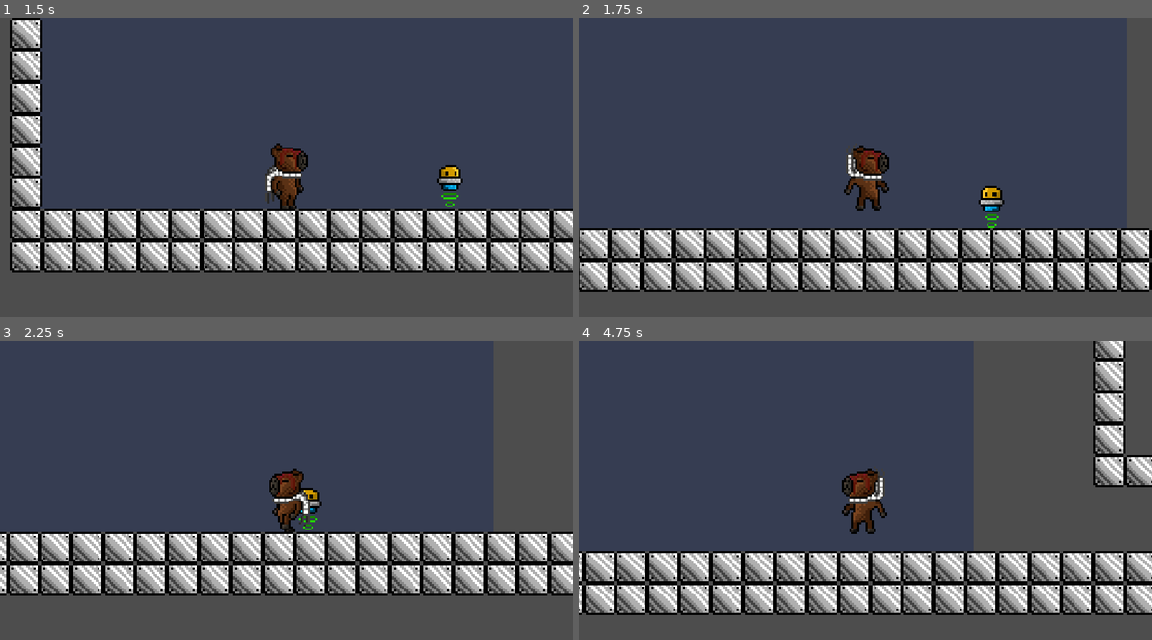
Above: before the commit, frames 1-4 (two rows, left to right).
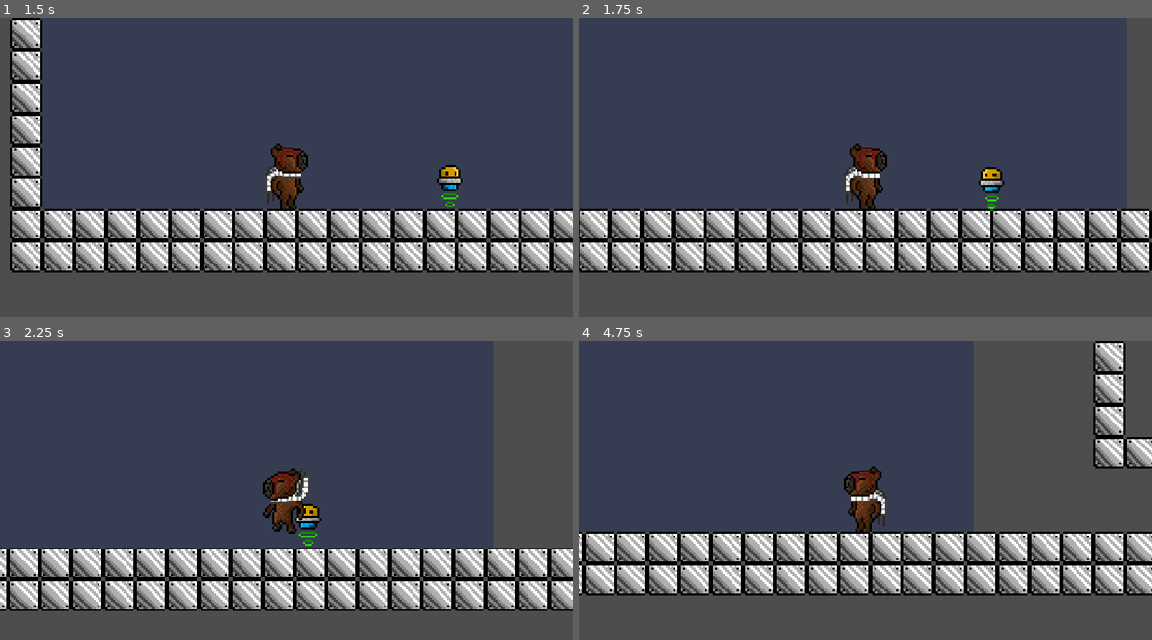
Above: after the commit, the same moments.

Repository: neanthertal-albino/projetos-GODOT-
Game: Godot game, scene res://scenes/node_2d.tscn
Same seed, same stepped clock (60 frames per second), same inputs: the game is played once before the commit and once after it.
Inputs:
- Up to frame 1 (1.5 s): hold S (ASS_POWER) 0.53-1.28 s; hold D (walk_right, bound only after the commit) from 0.53 s (still down); tap K (jump, bound only after the commit) at 0.77, 1.07 s; tap J (RUN, bound only after the commit) at 0.8, 1.35 s
- Up to frame 2 (1.75 s): keep holding D (walk_right, bound only after the commit); tap K (jump, bound only after the commit) at 1.52 s; tap W (plan, bound only after the commit) at 1.55 s
- Up to frame 3 (2.25 s): tap K (jump, bound only after the commit) at 1.82 s; release D (walk_right, bound only after the commit) at 2.03 s; hold A (walk_left, bound only after the commit) from 2.03 s (still down); hold W (plan, bound only after the commit) from 2.03 s (still down)
- Up to frame 4 (4.75 s): tap K (jump, bound only after the commit) at 2.3, 2.85, 3.02, 3.32, 3.77, 4.07, 4.52 s; release A (walk_left, bound only after the commit) at 2.78 s; release W (plan, bound only after the commit) at 2.78 s; hold D (walk_right, bound only after the commit) 2.78-4.28 s; tap S (ASS_POWER) at 3.05 s; hold S (ASS_POWER) 3.53-4.28 s; tap J (RUN, bound only after the commit) at 3.8, 4.35 s; hold A (walk_left, bound only after the commit) from 4.28 s (still down); tap W (plan, bound only after the commit) at 4.55 s

Frame 1 is identical in both runs. In frame 2, 24% of the frame differs, in the area x 0-100%, y 41-92%; in frame 3, 23%; in frame 4, 27%, in the area x 0-100%, y 0-92%.

Commit message:
atualiza botões, + organização
peak neh

Diff:
--- a/capivara-0.0/project.godot
+++ b/capivara-0.0/project.godot
@@ -1,3 +1,11 @@
+; Engine configuration file.
+; It's best edited using the editor UI and not directly,
+; since the parameters that go here are not all obvious.
+;
+; Format:
+;   [section] ; section goes between []
+;   param=value ; assign values to parameters
+
 config_version=5
 
 [application]
@@ -22,6 +30,31 @@
 "events": [Object(InputEventKey,"resource_local_to_scene":false,"resource_name":"","device":-1,"window_id":0,"alt_press …(191 unchanged characters)…
 ]
 }
+walk_left={
+"deadzone": 0.0,
+"events": [null, Object(InputEventKey,"resource_local_to_scene":false,"resource_name":"","device":-1,"window_id":0,"alt_pressed":false,"shift_pressed":false,"ctrl_pressed":false,"meta_pressed":false,"pressed":false,"keycode":0,"physical_keycode":65,"key_label":0,"unicode":97,"location":0,"echo":false,"script":null)
+]
+}
+walk_right={
+"deadzone": 0.0,
+"events": [Object(InputEventKey,"resource_local_to_scene":false,"resource_name":"","device":-1,"window_id":0,"alt_pressed":false,"shift_pressed":false,"ctrl_pressed":false,"meta_pressed":false,"pressed":false,"keycode":0,"physical_keycode":68,"key_label":0,"unicode":100,"location":0,"echo":false,"script":null)
+]
+}
+jump={
+"deadzone": 0.0,
+"events": [Object(InputEventKey,"resource_local_to_scene":false,"resource_name":"","device":-1,"window_id":0,"alt_pressed":false,"shift_pressed":false,"ctrl_pressed":false,"meta_pressed":false,"pressed":false,"keycode":0,"physical_keycode":75,"key_label":0,"unicode":107,"location":0,"echo":false,"script":null)
+]
+}
+plan={
+"deadzone": 0.0,
+"events": [Object(InputEventKey,"resource_local_to_scene":false,"resource_name":"","device":-1,"window_id":0,"alt_pressed":false,"shift_pressed":false,"ctrl_pressed":false,"meta_pressed":false,"pressed":false,"keycode":0,"physical_keycode":87,"key_label":0,"unicode":119,"location":0,"echo":false,"script":null)
+]
+}
+RUN={
+"deadzone": 0.0,
+"events": [Object(InputEventKey,"resource_local_to_scene":false,"resource_name":"","device":-1,"window_id":0,"alt_pressed":false,"shift_pressed":false,"ctrl_pressed":false,"meta_pressed":false,"pressed":false,"keycode":0,"physical_keycode":74,"key_label":0,"unicode":106,"location":0,"echo":false,"script":null)
+]
+}
 
 [rendering]
 
--- a/capivara-0.0/scenes/codes/player.code.gd
+++ b/capivara-0.0/scenes/codes/player.code.gd
@@ -1,33 +1,32 @@
 extends CharacterBody2D
 
 #variaveis
-var grav = 15  #grav: valor da gravidade do player
-var speed = 350  #speed: valor da velocidade do player (o tanto q ele anda)
-var tim_coyote = 0.0  #tim_coyote: ele é basicamente o mesmo q o "tim_o_meter", só q ele funciona para quando ele estiver caindo ter um atraso antes de cair (igual o coyote do desenho do papaléguas, bep bep!) e tambem da pra controlar a altura do pulo.
-var is_falling = false  #is_falling: isso apenas mostra pro código se o player pulou ou nao
-var jumped = false  #jumped: mesma coisa do "falling", só q ele mostra se o player pulou.
-var ass_powered = false  #ass_powered: mostra se o player deu um "ASS POWER!!!".
-var couldown_ass_power = 5.0  #couldown_ass_power: ele é o tempo em q o player fica parado após o "ASS POWER!!!".
-var shake_strength = 0.0  #forca do shake (shake = tremer pros bot dos ingreis haha)
-var contador_shake = 0.0  #conta quando o shake pode ou nao acontecer
-var permetidor_shake = false  #permite ou nao o contador shake contar
-var rezet_shake = false   #rezeta o contador shake
-var c_shake = 0 # conta o quantas vezes o botão pra efetuar o ass_power foi apertado
-var c_shake_cool = 0.0 # conta os milissegundos pra considerar double click
+var grav:int = 15  #grav: valor da gravidade do player
+var speed:int = 350  #speed: valor da velocidade do player (o tanto q ele anda)
+var tim_coyote:float = 0.0  #tim_coyote: ele é basicamente o mesmo q o "tim_o_meter", só q ele funciona para quando ele estiver caindo ter um atraso antes de cair (igual o coyote do desenho do papaléguas, bep bep!) e tambem da pra controlar a altura do pulo.
+var is_falling:bool = false  #is_falling: isso apenas mostra pro código se o player pulou ou nao
+var jumped:bool = false  #jumped: mesma coisa do "falling", só q ele mostra se o player pulou.
+var ass_powered:bool = false  #ass_powered: mostra se o player deu um "ASS POWER!!!".
+var couldown_ass_power:float = 5.0  #couldown_ass_power: ele é o tempo em q o player fica parado após o "ASS POWER!!!".
+var shake_strength:int = 0  #forca do shake (shake = tremer pros bot dos ingreis haha)
+var contador_shake:float = 0.0  #conta quando o shake pode ou nao acontecer
+var permetidor_shake:bool = false  #permite ou nao o contador shake contar
+var rezet_shake:bool = false   #rezeta o contador shake
+var c_shake:int = 0 # conta o quantas vezes o botão pra efetuar o ass_power foi apertado
+var c_shake_cool:float = 0.0 # conta os milissegundos pra considerar double click
 @onready var camera = $Camera2D  #é a camera
-var pode_jumpwall = false  #ele permite se pode jumpwall ou nao
-var contador_jumpwall = 0.0  #ele conta por quanto tempo o jumpwall ficara verdadeiro.
+var pode_jumpwall:bool = false  #ele permite se pode jumpwall ou nao
+var contador_jumpwall:float = 0.0  #ele conta por quanto tempo o jumpwall ficara verdadeiro.
 #var lookahead = 800  # distância à frente do player
 #var target_x = 0
-var stage_run = 0 # estagios de velocidade da corrida (de 0 a 2)
+var stage_run:int = 0 # estagios de velocidade da corrida (de 0 a 2)
 var conta_stage_run:int = 0 # tempo de cooldown entre os estagios
-var plan = false # verifica se o player planou
-var cont_vel_pstg = 0
-
+var plan:bool = false # verifica se o player planou
+var cont_vel_pstg:float = 0.0
 
 #o "func _physics_process(_delta):" roda tudo oque tiver nele 60 vezes por segundo (muita coisa né?)
 func _physics_process(_delta: float) -> void:
-	if is_on_floor() and !Input.is_key_label_pressed(KEY_A) and !Input.is_key_label_pressed(KEY_D):
+	if is_on_floor() and !Input.is_action_pressed("walk_left") and !Input.is_action_pressed("walk_right"):
 		$AnimatedSprite2D.play("idle")
 	#isso apenas mostra se o player está caindo ou nao, por ser tão curto eu deixei no proprio func process mesmo.
 	if !is_on_floor():
@@ -81,17 +80,17 @@
 func _plane():
 	#ao apertar e presionar "W" e nao tiver contato com paredes, o eixo y do player tera 70 adicionado na queda.
 	#(faz planar)
-	if Input.is_key_pressed(KEY_W) and !is_on_wall():
-		velocity.y = move_toward(velocity.y, 200, 20)
+	if Input.is_action_pressed("plan") and !is_on_wall():
+		velocity.y = 50
 		plan = true
 		#mas se apertar J e D o player irá planar mais rapidamente, ou seja. ele caira mais rapido. (vale pra esquerda tambem)
-		if Input.is_key_pressed(KEY_J) and Input.is_key_pressed(KEY_D) or Input.is_key_pressed(KEY_J) and Input.is_key_pressed(KEY_A):
+		if Input.is_action_pressed("RUN") and Input.is_action_pressed("walk_left") or Input.is_action_pressed("RUN") and Input.is_action_pressed("walk_right"):
 			velocity.y = move_toward(velocity.y, 150, 15)
 
 #esse aqui é a funcao "move basics" (que de basico nao tem nada).
 func _move_basics():
 	#se apertar D e o "coldown_ass_power" for 0, o eixo x sera igual o valor da variavel speed (o palyer anda).
-	if Input.is_key_pressed(KEY_D):
+	if Input.is_action_pressed("walk_right"):
 		if c_shake <= 1:
 			if couldown_ass_power == 0:
 				#isso só deixa o sprite do player pra direita.
@@ -99,7 +98,7 @@
 				if is_on_floor():
 					$AnimatedSprite2D.play("walk")
 				#se apertar J junto e estiver no chao o player corre.
-				if Input.is_key_pressed(KEY_J):
+				if Input.is_action_pressed("RUN"):
 					if stage_run == 0: # estagios do 0 ao 2
 						velocity.x = move_toward(velocity.x, speed + 400, 20)
 					elif stage_run == 1:
@@ -112,13 +111,13 @@
 		else:
 			velocity.x = move_toward(velocity.x, 0, 40)
 	#isso é a mesa coisa, so q com o A (q dai é pra esquerda)
-	elif Input.is_key_pressed(KEY_A):
+	elif Input.is_action_pressed("walk_left"):
 		if c_shake <= 1:
 			if couldown_ass_power == 0:
 				$AnimatedSprite2D.flip_h = true
 				if is_on_floor():
 					$AnimatedSprite2D.play("walk")
-				if Input.is_key_pressed(KEY_J):
+				if Input.is_action_pressed("RUN"):
 					if stage_run == 0:
 						velocity.x = move_toward(velocity.x, -speed - 400, 20)
 					elif stage_run == 1:
@@ -137,9 +136,9 @@
 func _slide_run_wall():
 	if is_on_wall() and !is_on_floor():
 		velocity.y = 100
-		if Input.is_key_pressed(KEY_S):
+		if Input.is_action_pressed("ASS_POWER"):
 			velocity.y = -30
-		if Input.is_key_pressed(KEY_J) and !Input.is_key_pressed(KEY_S):
+		if Input.is_action_pressed("RUN") and !Input.is_action_pressed("ASS_POWER"):
 			if stage_run == 0:
 				velocity.y += - 800
 			elif stage_run == 1:
@@ -147,7 +146,7 @@
 			elif stage_run == 2:
 				velocity.y += - 2000
 
-			if Input.is_key_pressed(KEY_K):
+			if Input.is_action_pressed("ASS_POWER"):
 				velocity.y +=  - 150
 			if !is_on_wall():
 				velocity.y += 200
@@ -169,7 +168,7 @@
 		c_shake_cool = 0.0
 	#se apertar S e NAO estiver no chao e NAO estiver apertando K o eixo y do player aumenta continuamente em 400.
 	#(que faz ele cair bem rapido)
-	if Input.is_action_pressed("ASS_POWER") and !is_on_floor() and !Input.is_key_label_pressed(KEY_K) and c_shake >= 2:
+	if Input.is_action_pressed("ASS_POWER") and !is_on_floor() and !Input.is_action_pressed("jump") and c_shake >= 2:
 		if !is_on_wall():
 			velocity.y += 400
 			#e dai o "ass_powered" fica igual a true ("verdadeiro" pros nao bilingue, haha) e o couldown fica igual a 3.0
@@ -199,6 +198,10 @@
 		if c_shake_cool > 1.0:
 				c_shake = 0
 				c_shake_cool = 0.0
+	else:
+		if c_shake_cool > 1.0 and is_on_floor():
+			c_shake_cool = 0.0
+			c_shake = 0
 
 #essa funcao aqui faz o player pular, da pra ver q nao é tao simples por ter "apenas" 24 linhas de codigo, nao é? (sim, eu contei a linhas. [na verdade só diminui 30 por 52 mesmo e {diminui 1 (no final eu so copiei e colei no inicio mesmo)}, mas isso nao interessa, volta pro código!!! D:< ]).
 func _jump():
@@ -206,7 +209,7 @@
 	if is_on_floor():
 		#se o coldown for menor ou igual a 0 o player po pular.
 		if couldown_ass_power <= 0:
-			if Input.is_key_label_pressed(KEY_K) and !Input.is_key_label_pressed(KEY_W) and !Input.is_key_label_pressed(KEY_S):
+			if Input.is_action_just_pressed("jump") and !Input.is_action_pressed("plan") and !Input.is_action_pressed("ASS_POWER"):
 				jumped = true
 				velocity.y -= 300
 	#se nao estiver em contato com o chao...
@@ -214,7 +217,7 @@
 		#...e se o "jumped" for false e o tim_coyote for menor ou igual a 1, o eixo y diminue em 100
 		if jumped == false:
 			if tim_coyote <= 2:
-				if Input.is_key_pressed(KEY_K):
+				if Input.is_action_just_pressed("jump"):
 					velocity.y -= 80
 		#e se nao (q dai o jumped for true) o eixo y aumenta igual o valor de grav (o player cai)
 		else:
@@ -223,7 +226,7 @@
 		if jumped == true:
 			if tim_coyote <= 1:
 				#se tiver apertando K o eixo y diminuira 20 (aumentando o pulo, dando uma leve semelhanca ao yoshi do "mario world" [só leve...])
-				if Input.is_key_pressed(KEY_K):
+				if Input.is_action_just_pressed("jump"):
 					velocity.y -= 10
 		#se nao o player só cai mesmo
 		else:
@@ -258,9 +261,9 @@
 	#se nao tiver numa parede e nao tiver apertando K (resumidamente a camera chacoalha)
 	if stage_run == 0:
 		if !is_on_wall():
-			if !Input.is_key_pressed(KEY_K):
+			if !Input.is_action_pressed("jump"):
 				if shake_strength > 0:
-					camera.offset = Vector2(randf_range(-1, 1), randf_range(-1, 1)) * shake_strength
+					camera.offset = Vector2(randf_range(-2, 2), randf_range(-2, 2)) * shake_strength
 					shake_strength = lerp(shake_strength, 0, _delta * 5)
 				else:
 					camera.offset = Vector2.ZERO
@@ -273,18 +276,18 @@
 	#e se fica verdadeiro e apertar K e...
 	if pode_jumpwall == true:
 		#ele da um (pulo do ar)
-		if Input.is_key_pressed(KEY_K) and !is_on_wall():
+		if Input.is_action_pressed("jump") and !is_on_wall():
 			velocity.y -= 150
 			#e se nao estiver na parede o contador jumpwall comeca a contar.
 			if !is_on_wall():
 				contador_jumpwall += 0.1
 			#se aperta A durante tudo isso o player dara uma investida pra esquerda.
-			if Input.is_key_pressed(KEY_A):
+			if Input.is_action_pressed("walk_left"):
 				velocity.x += -40
 			#se aperta D durante tudo isso o player dara uma investida pra direita.
-			if Input.is_key_pressed(KEY_D):
+			if Input.is_action_pressed("walk_right"):
 				velocity.x += 40
-		elif Input.is_key_pressed(KEY_K) and is_on_wall():
+		elif Input.is_action_pressed("jump") and is_on_wall():
 			contador_jumpwall = -0.5
 	#se estiver o chao o pode jumpwall fica falso
 	if is_on_floor():
@@ -301,7 +304,7 @@
 
 func _stage_run():
 	if cont_vel_pstg == 0:
-		if Input.is_key_label_pressed(KEY_J) and plan == false:
+		if Input.is_action_pressed("RUN") and plan == false:
 			conta_stage_run +=  1
 
 			if conta_stage_run >= 150 and conta_stage_run < 350:
@@ -320,7 +323,7 @@
 
 
 func cont_vel_pstgf():
-	if Input.is_key_label_pressed(KEY_J):
+	if Input.is_action_pressed("RUN"):
 		if velocity.x == 0:
 			cont_vel_pstg += 0.1
 			if cont_vel_pstg == 0.1:
